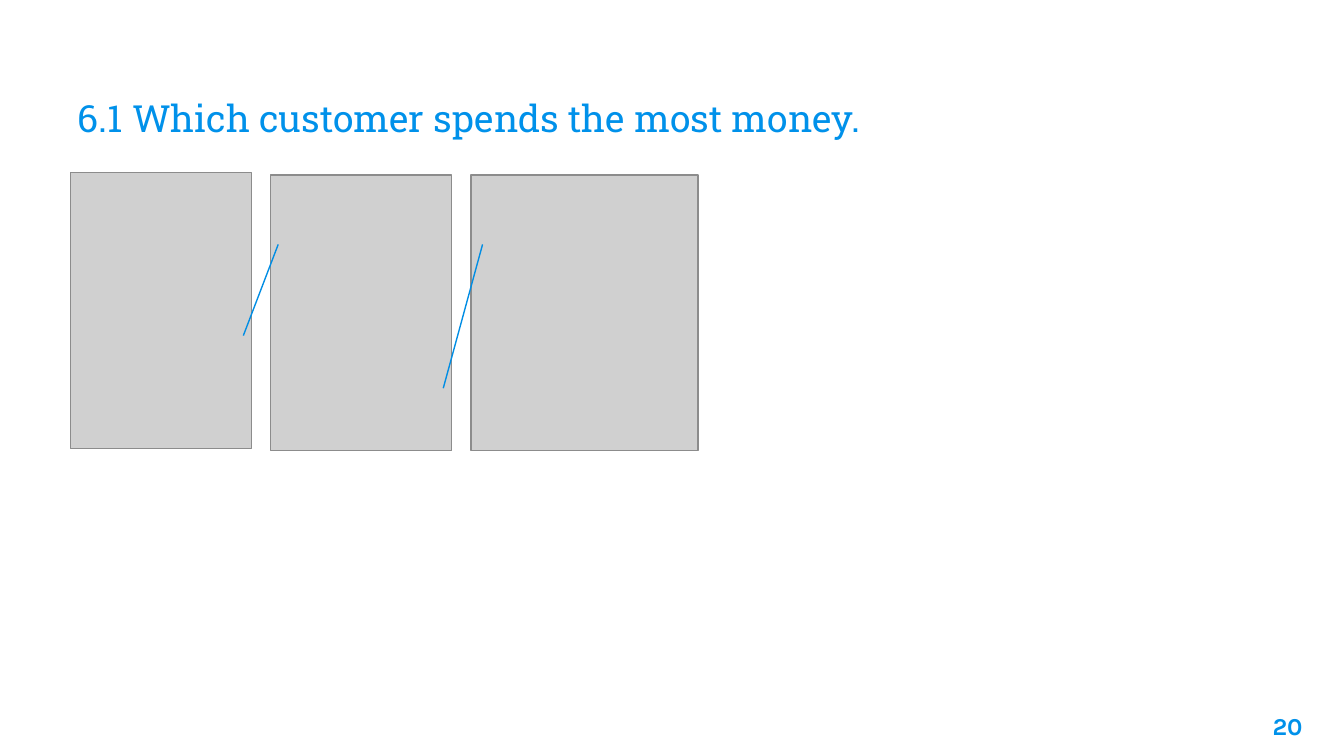
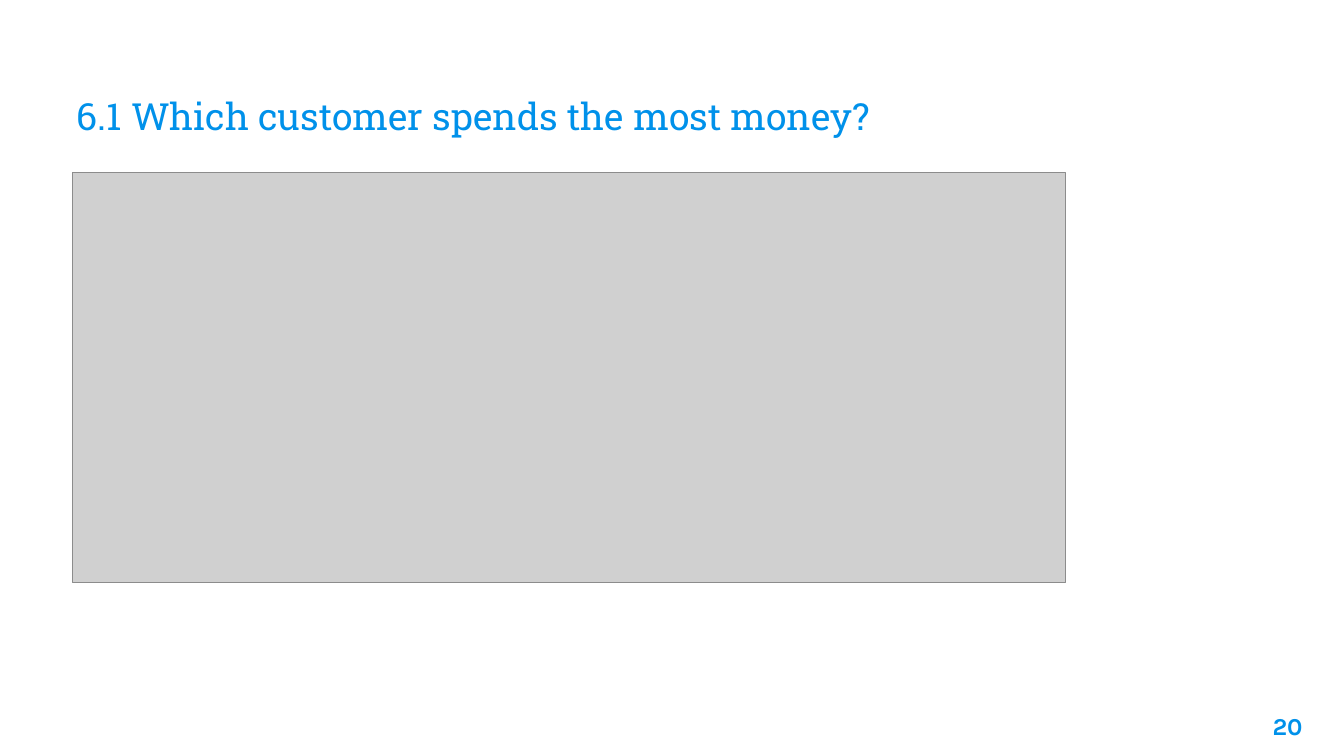
Before and after one commit to BrianChen0527/postgreSQL, a slide deck: slide 20 of ASUS_SQL/DBMS presentation.pptx. Drawn at 1344x756 pixels with LibreOffice and Linux fonts; fonts in the diff are those of the drawing; grey boxes stand for pictures; background and template pictures are left out. Boxes give left, top, right and bottom in pixels: in the first picture for what was removed or moved away, otherwise in the second. Text is boxed around its words. In the diff, an @@ line names an element or a change of style, - is before the commit and + after.

Commit message:
working on presentation

```diff
--- a/ASUS_SQL/DBMS presentation.pptx
+++ b/ASUS_SQL/DBMS presentation.pptx
@@ title at bbox=[76, 101, 870, 138]: text changed @@
-6.1 Which customer spends the most money.
+6.1 Which customer spends the most money?
@@ picture removed at bbox=[70, 173, 251, 449] @@
@@ picture added at bbox=[73, 173, 1066, 583] @@
@@ picture removed at bbox=[270, 175, 452, 450] @@
@@ picture removed at bbox=[470, 175, 698, 450] @@
@@ line removed from (278, 245) to (243, 336) @@
@@ line removed from (482, 245) to (444, 388) @@
```
Also in this commit, not shown: 4 other slides changed, 3 slides added, 1 slide removed, 12 other files.
